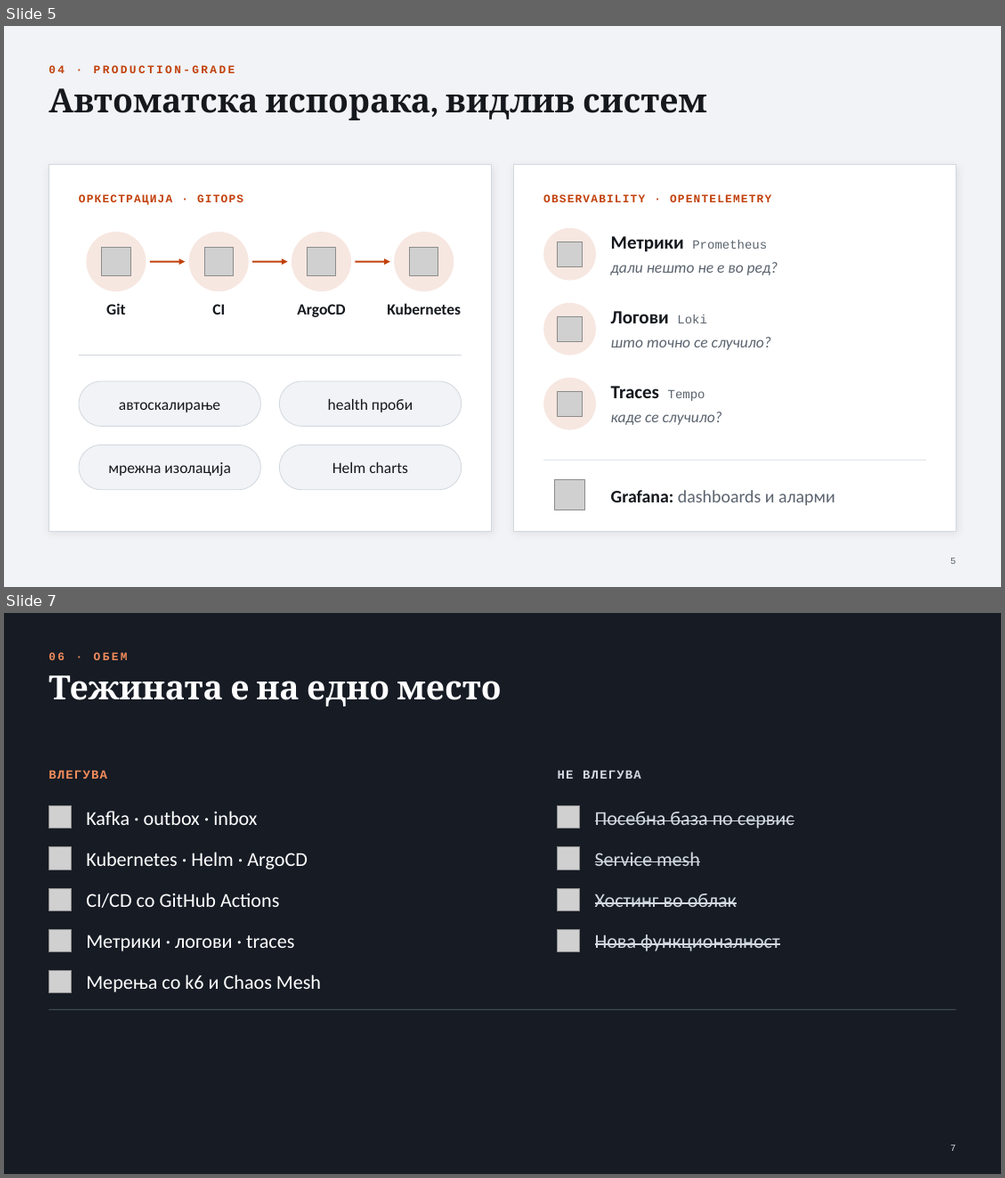
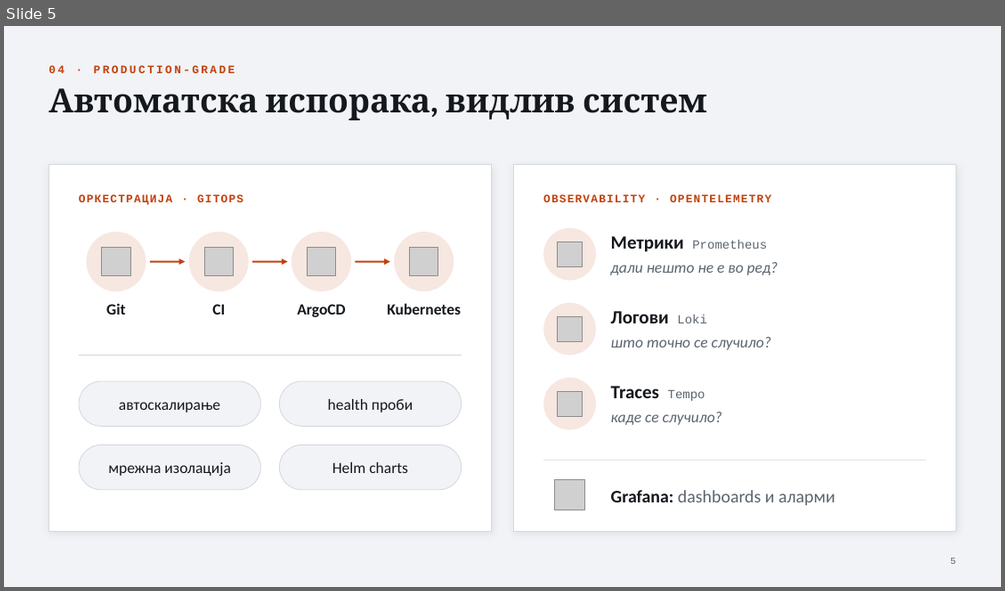
Before and after one commit to Dkostoski30/automarket2-be, a slide deck: docs/predlog.pptx. Shown one above the other, each under a label of ours: slides 5 and 7 before the commit, slide 5 after it; the slides between them are not shown. The pictures are 1005x1178 and 1005x591 pixels, drawn with LibreOffice and Linux fonts; fonts in the diff are those of the drawing; grey boxes stand for pictures. Boxes give left, top, right and bottom in pixels: in the first picture for what was removed or moved away, otherwise in the second. Text is boxed around its words. In the diff, an @@ line names an element or a change of style, - is before the commit and + after.

```diff
--- a/docs/predlog.pptx
+++ b/docs/predlog.pptx
@@ slide 7 removed at [4, 613, 1001, 1174], background #161B24 @@
@@ text removed at [48, 652, 128, 660] @@
-06 · ОБЕМ
@@ title removed at [48, 675, 502, 706] @@
-Тежината е на едно место
@@ text removed at [48, 770, 107, 779] @@
-ВЛЕГУВА
@@ text removed at [558, 770, 641, 779] @@
-НЕ ВЛЕГУВА
@@ picture removed at [48, 806, 72, 828] @@
@@ text removed at [86, 811, 257, 825] @@
-Kafka · outbox · inbox
@@ picture removed at [558, 806, 580, 828] @@
@@ text removed at [595, 811, 794, 828] @@
-Посебна база по сервис
@@ picture removed at [48, 847, 72, 869] @@
@@ text removed at [86, 852, 307, 869] @@
-Kubernetes · Helm · ArgoCD
@@ picture removed at [558, 847, 580, 869] @@
@@ text removed at [595, 852, 700, 866] @@
-Service mesh
@@ picture removed at [48, 888, 72, 910] @@
@@ text removed at [86, 892, 279, 908] @@
-CI/CD со GitHub Actions
@@ picture removed at [558, 888, 580, 910] @@
@@ text removed at [595, 893, 736, 907] @@
-Хостинг во облак
@@ picture removed at [48, 929, 72, 952] @@
@@ picture removed at [558, 929, 580, 952] @@
@@ text removed at [86, 934, 294, 951] @@
-Метрики · логови · traces
@@ text removed at [595, 934, 779, 951] @@
-Нова функционалност
@@ picture removed at [48, 971, 72, 993] @@
@@ text removed at [86, 974, 321, 992] @@
-Мерења со k6 и Chaos Mesh
@@ line removed from (48, 1009) to (956, 1009) @@
@@ page number removed at [950, 1144, 955, 1151] @@
-7
```
Also in this commit, not shown: 1 slide changed, 2 slides added, 1 other slide removed, 1 other file.
